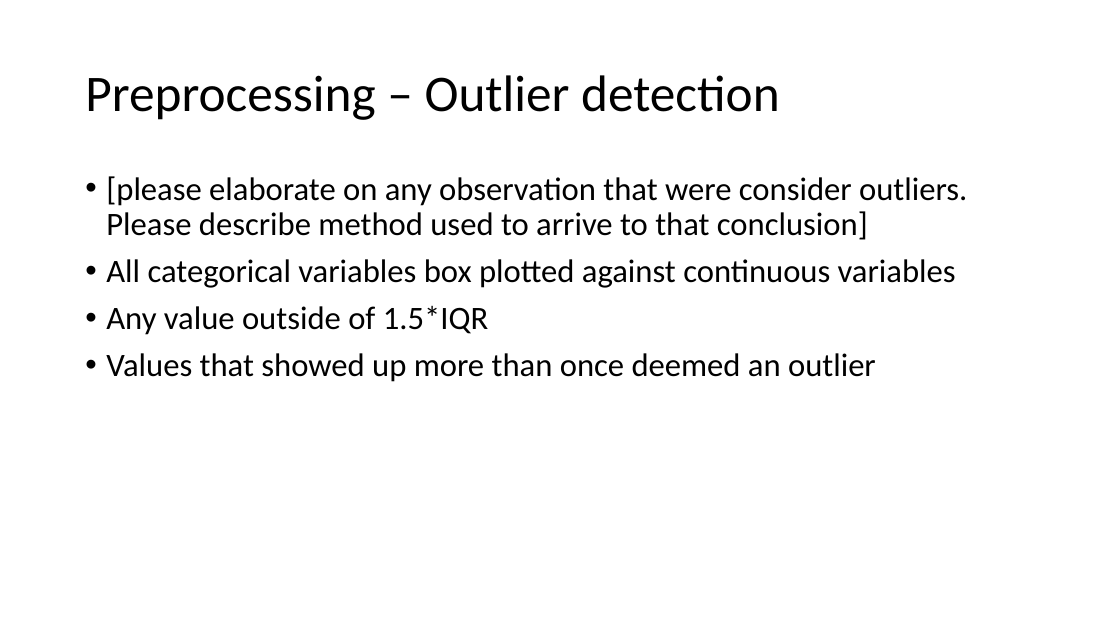
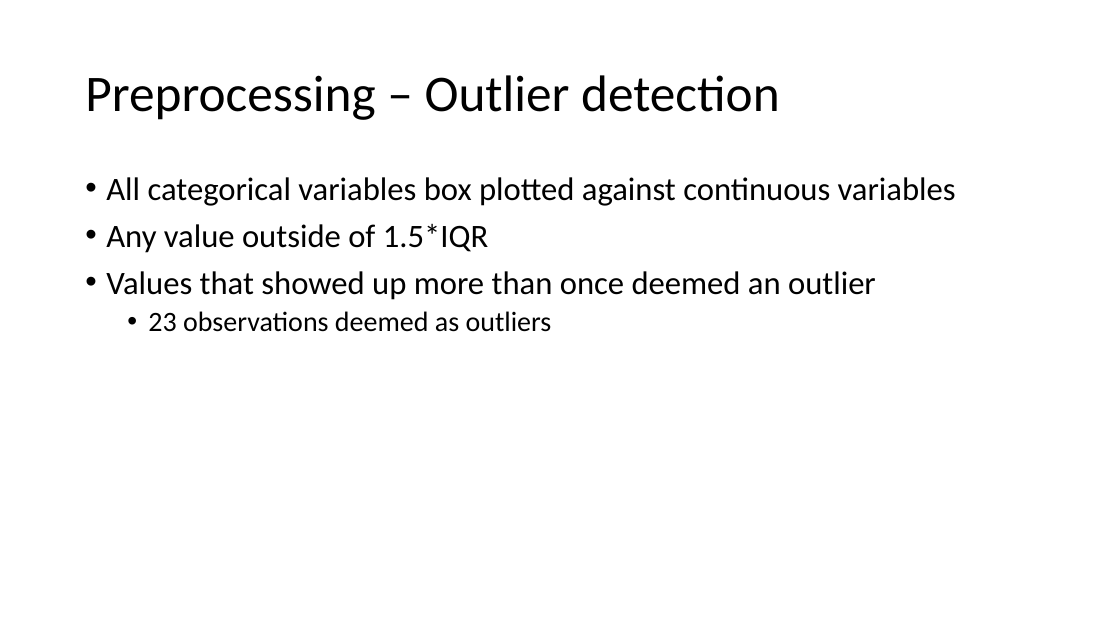
Before and after one commit to donaldsonm731/Asthma_Prediction, a slide deck: slide 7 of Mid_Semester_Pres.pptx. Drawn at 1120x630 pixels with LibreOffice and Linux fonts; fonts in the diff are those of the drawing. Boxes give left, top, right and bottom in pixels: in the first picture for what was removed or moved away, otherwise in the second. Text is boxed around its words. In the diff, an @@ line names an element or a change of style, - is before the commit and + after.

```diff
--- a/Mid_Semester_Pres.pptx
+++ b/Mid_Semester_Pres.pptx
@@ text at bbox=[106, 176, 967, 240]: paragraph removed @@
-• [please elaborate on any observation that were consider outliers. Please describe method used to arrive to that conclusion]
@@ text at bbox=[148, 311, 552, 332]: paragraph added @@
+  • 23 observations deemed as outliers
```
Also in this commit, not shown: 7 other slides changed, 1 slide added, 1 slide removed.
